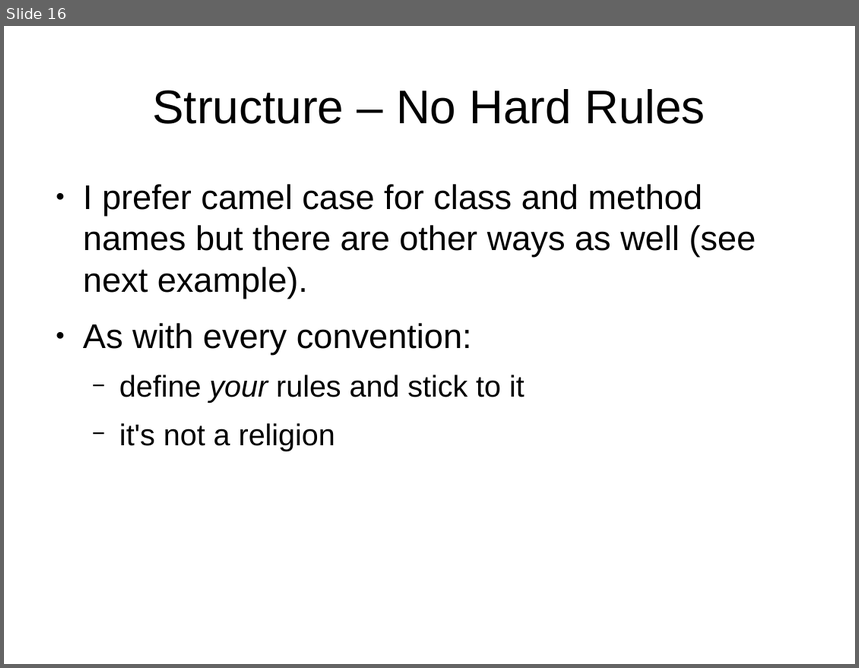
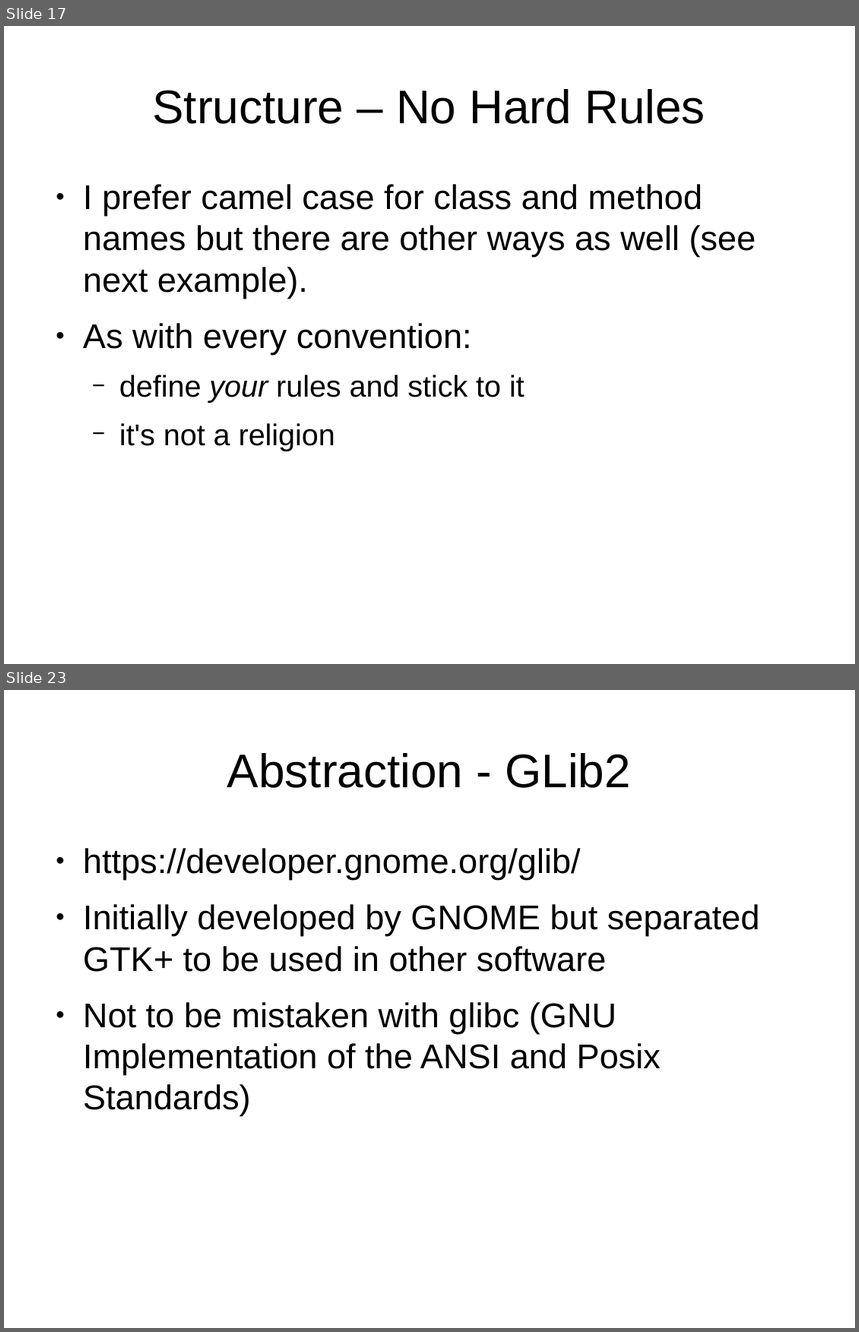
Before and after one commit to samba2/modern_c, a slide deck: modern_c.odp. Shown one above the other, each under a label of ours: slide 16 before the commit, slides 17 and 23 after it; the slides between them are not shown. The pictures are 859x668 and 859x1332 pixels, drawn with LibreOffice and Linux fonts; fonts in the diff are those of the drawing. Boxes give left, top, right and bottom in pixels: in the first picture for what was removed or moved away, otherwise in the second. Text is boxed around its words. In the diff, an @@ line names an element or a change of style, - is before the commit and + after.

```diff
--- a/modern_c.odp
+++ b/modern_c.odp
@@ slide 23 added at [4,690,855,1328], background #FFFFFF @@
@@ title added at [227,753,631,788], 44 pt, text #000000 @@
+Abstraction - GLib2
@@ text added at [83,848,760,1116], 32 pt, text #000000 @@
+● https://developer.gnome.org/glib/
+● Initially developed by GNOME but separated GTK+ to be used in other software
+● Not to be mistaken with glibc (GNU Implementation of the ANSI and Posix Standards)
@@ what was slide 16 is now slide 17 @@
```
Also in this commit, not shown: 7 slides changed, 15 other slides added, 2 other files.
